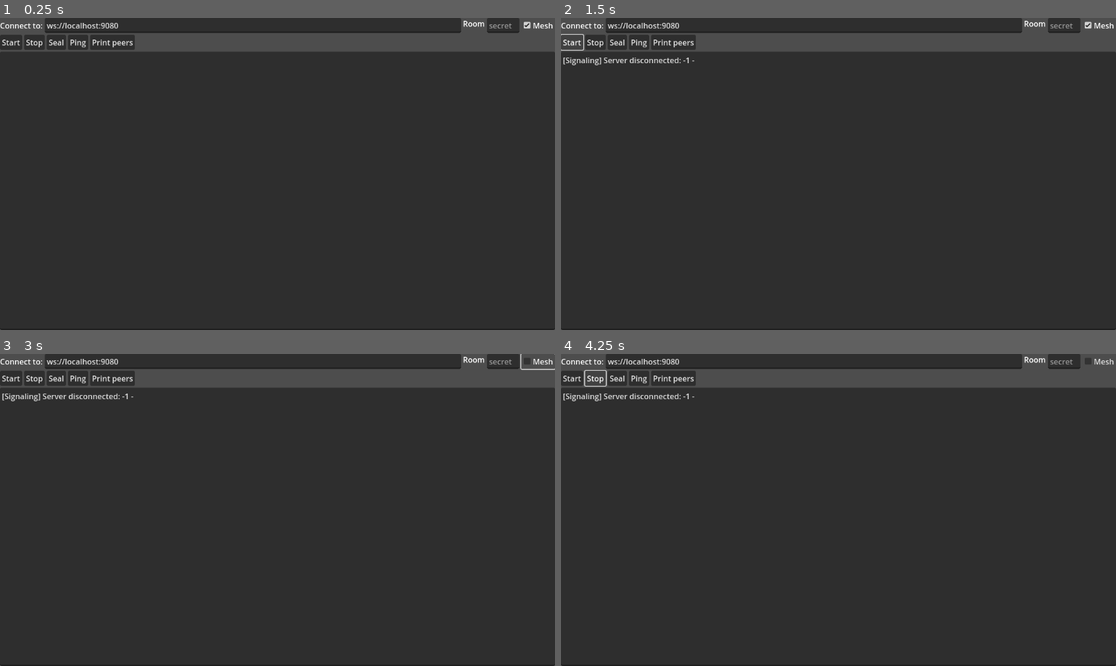
Above: before the commit, frames 1-4 (two rows, left to right).
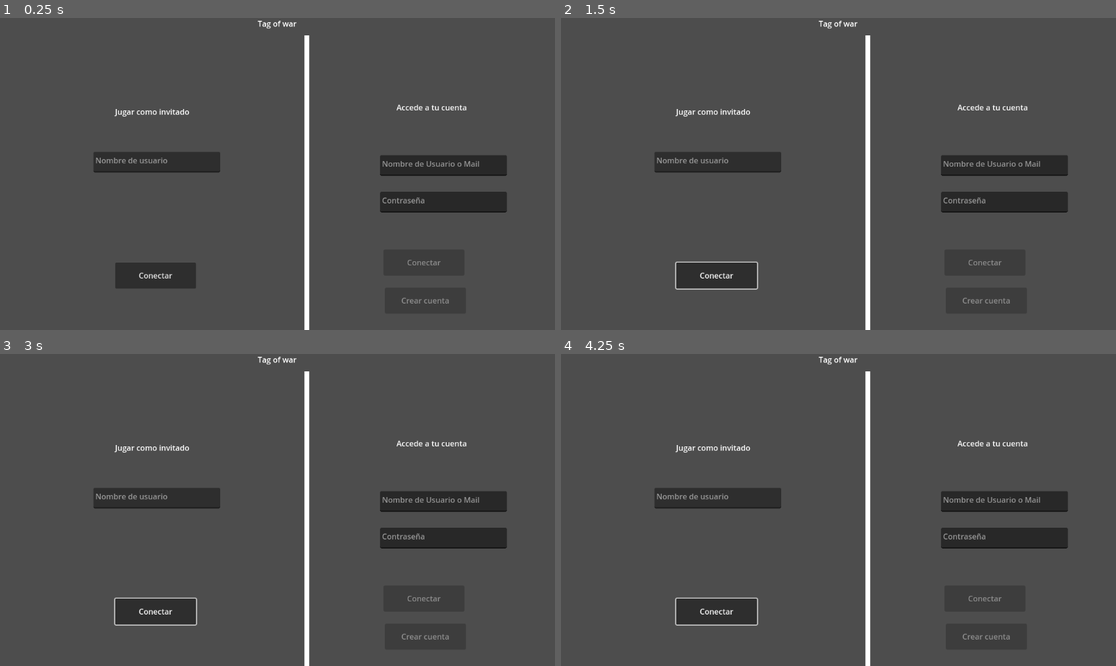
Above: after the commit, the same moments.

Repository: codemonsters/tag-of-war
Game: Godot game, scene res://menu/main.tscn
Two runs of this game, one before a commit and one after it. Both use one fixed random seed, a clock stepped at 60 frames per second and the inputs below. Before the commit the project starts from res://client_ui.tscn.
Inputs (mouse positions are in pixels of both pictures, inside the frame that each line leads up to):
- Up to frame 1 (0.25 s): no input
- Up to frame 2 (1.5 s): click (716, 276) at 0.5 s, where only the run after the commit has a clickable "Conectar"; click (572, 42) at 1.25 s, where only the run before the commit has a clickable "Start"
- Up to frame 3 (3 s): click (11, 378) at 2 s, where only the run before the commit has a clickable "Start"; click (538, 360) at 2.75 s, where only the run before the commit has a clickable "Mesh"
- Up to frame 4 (4.25 s): click (594, 378) at 3.5 s, where only the run before the commit has a clickable "Stop"

The runs differ from the first frame. In frame 1, 86% of the frame differs, in the area x 0-100%, y 0-100%; in frame 2, 86%; in frame 3, 86%; in frame 4, 86%.

Commit message:
creadas escenas principales vacías

Diff:
--- a/cliente/src/identificacion.tscn
+++ /dev/null
@@ -1,12 +0,0 @@
-[gd_scene format=3 uid="uid://drgbmgqnsdkfr"]
-
-[node name="Node2D" type="Node2D"]
-
-[node name="Line2D" type="Line2D" parent="."]
-points = PackedVector2Array(637, 36, 637, 720)
-
-[node name="Label" type="Label" parent="."]
-offset_right = 1280.0
-offset_bottom = 720.0
-text = "Tag of War"
-horizontal_alignment = 1
--- /dev/null
+++ b/cliente/src/main.tscn
@@ -0,0 +1,3 @@
+[gd_scene format=3 uid="uid://bxp24lb78f0fd"]
+
+[node name="Node2D" type="Node2D"]
--- /dev/null
+++ b/cliente/src/menu/crear_cuenta.tscn
@@ -0,0 +1,3 @@
+[gd_scene format=3 uid="uid://cp3y8nsyepam6"]
+
+[node name="CrearCuenta" type="Node2D"]
--- /dev/null
+++ b/cliente/src/menu/crear_partida.tscn
@@ -0,0 +1,3 @@
+[gd_scene format=3 uid="uid://d00hun8subt3l"]
+
+[node name="CrearPartida" type="Node2D"]
--- /dev/null
+++ b/cliente/src/menu/identificacion.tscn
@@ -0,0 +1,67 @@
+[gd_scene format=3 uid="uid://drgbmgqnsdkfr"]
+
+[node name="Node2D" type="Node2D"]
+
+[node name="LineaVertical" type="Line2D" parent="."]
+points = PackedVector2Array(637, 36, 637, 720)
+
+[node name="LblJugarComoInvitado" type="Label" parent="."]
+offset_top = 183.0
+offset_right = 634.0
+offset_bottom = 246.0
+text = "Jugar como invitado"
+horizontal_alignment = 1
+
+[node name="LblAccesoCuenta" type="Label" parent="."]
+offset_left = 642.0
+offset_top = 174.0
+offset_right = 1152.0
+offset_bottom = 237.0
+text = "Accede a tu cuenta"
+horizontal_alignment = 1
+
+[node name="TxtUsuarioInvitado" type="TextEdit" parent="."]
+offset_left = 194.0
+offset_top = 278.0
+offset_right = 457.0
+offset_bottom = 321.0
+placeholder_text = "Nombre de usuario"
+
+[node name="BtnConectarInvitado" type="Button" parent="."]
+offset_left = 239.0
+offset_top = 508.0
+offset_right = 407.0
+offset_bottom = 562.0
+text = "Conectar"
+
+[node name="TxtContraseña" type="TextEdit" parent="."]
+offset_left = 789.0
+offset_top = 361.0
+offset_right = 1052.0
+offset_bottom = 404.0
+placeholder_text = "Contraseña"
+editable = false
+
+[node name="TxtUsuarioCuenta" type="TextEdit" parent="."]
+offset_left = 789.0
+offset_top = 285.0
+offset_right = 1052.0
+offset_bottom = 328.0
+placeholder_text = "Nombre de Usuario o Mail"
+editable = false
+
+[node name="BtnCrearCuenta" type="Button" parent="."]
+offset_left = 799.0
+offset_top = 560.0
+offset_right = 967.0
+offset_bottom = 614.0
+disabled = true
+text = "Crear cuenta"
+
+[node name="BtnConectarCuenta" type="Button" parent="."]
+offset_left = 796.0
+offset_top = 481.0
+offset_right = 964.0
+offset_bottom = 535.0
+disabled = true
+text = "Conectar"
--- /dev/null
+++ b/cliente/src/menu/main.gd
@@ -0,0 +1,13 @@
+extends Node2D
+
+var identificacion = preload("res://menu/identificacion.tscn")
+
+
+# Called when the node enters the scene tree for the first time.
+func _ready() -> void:
+	add_child(identificacion.instantiate())
+
+
+# Called every frame. 'delta' is the elapsed time since the previous frame.
+func _process(delta: float) -> void:
+	pass
--- /dev/null
+++ b/cliente/src/menu/main.tscn
@@ -0,0 +1,12 @@
+[gd_scene load_steps=2 format=3 uid="uid://bptw6rrwn2th3"]
+
+[ext_resource type="Script" path="res://menu/main.gd" id="1_581rb"]
+
+[node name="Main" type="Node2D"]
+script = ExtResource("1_581rb")
+
+[node name="Label" type="Label" parent="."]
+offset_right = 1152.0
+offset_bottom = 23.0
+text = "Tag of war"
+horizontal_alignment = 1
--- /dev/null
+++ b/cliente/src/menu/principal.tscn
@@ -0,0 +1,3 @@
+[gd_scene format=3 uid="uid://chqkxfbrrqsbe"]
+
+[node name="Principal" type="Node2D"]
--- /dev/null
+++ b/cliente/src/menu/recuperar_contraseña.tscn
@@ -0,0 +1,3 @@
+[gd_scene format=3 uid="uid://ct3o6bvauusv7"]
+
+[node name="RecuperarContraseña" type="Node2D"]
--- /dev/null
+++ b/cliente/src/menu/sala_espera.tscn
@@ -0,0 +1,3 @@
+[gd_scene format=3 uid="uid://bhwva6j31hg72"]
+
+[node name="SalaEspera" type="Node2D"]
--- /dev/null
+++ b/cliente/src/partida/main.tscn
@@ -0,0 +1,3 @@
+[gd_scene format=3 uid="uid://dapnk86gfef7f"]
+
+[node name="Main" type="Node2D"]
--- a/cliente/src/project.godot
+++ b/cliente/src/project.godot
@@ -11,7 +11,7 @@
 [application]
 
 config/name="Tag of War"
-run/main_scene="res://client_ui.tscn"
+run/main_scene="res://menu/main.tscn"
 config/features=PackedStringArray("4.3", "GL Compatibility")
 config/icon="res://icon.svg"
 
